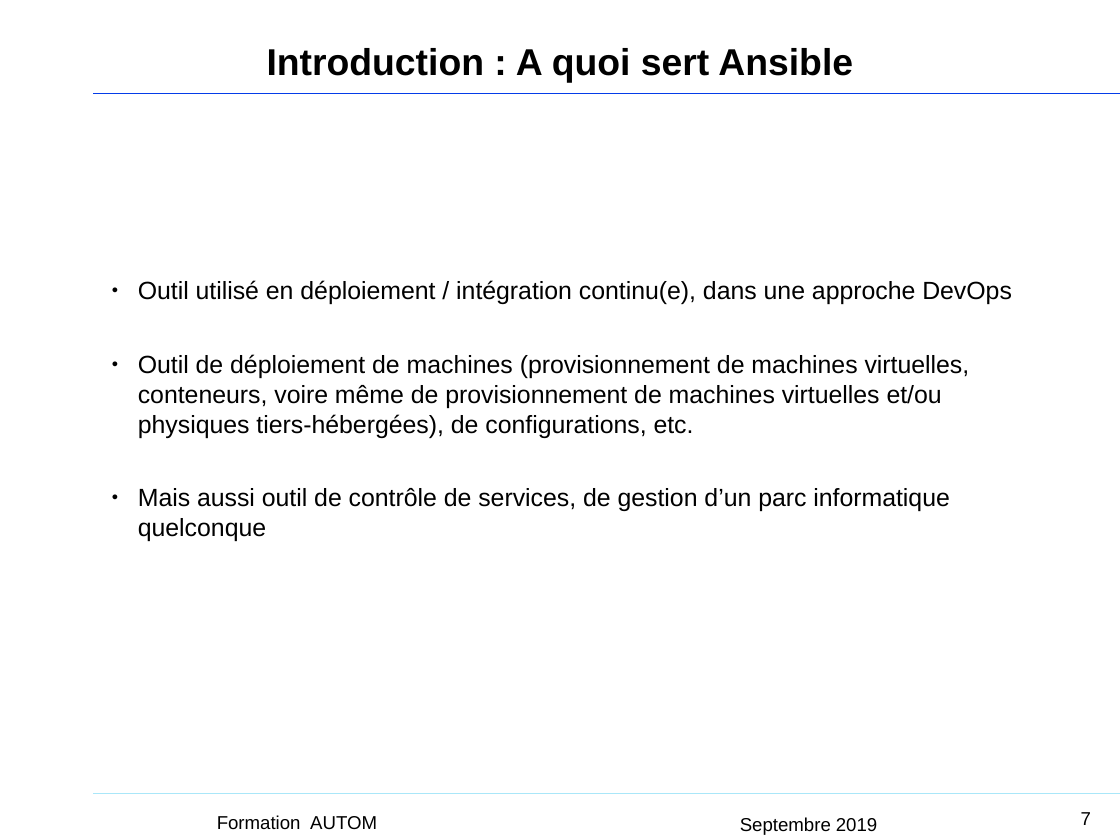
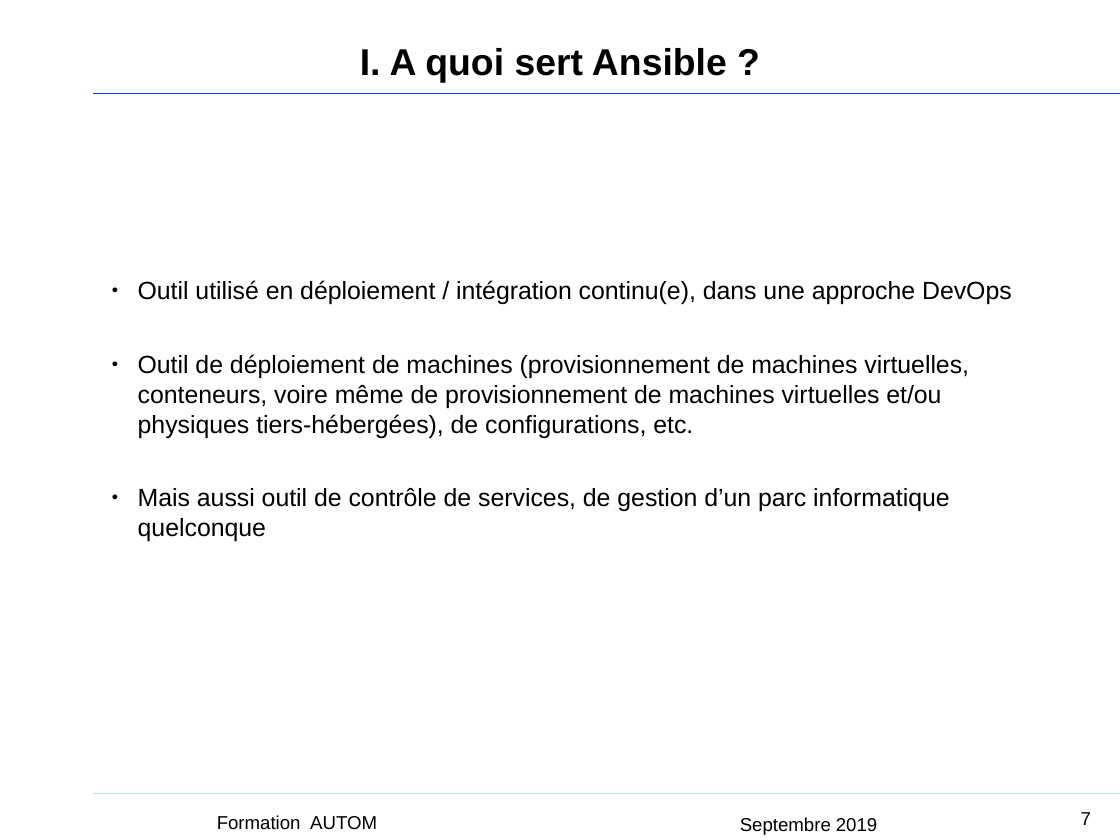
Before and after one commit to Sputnik93/cours_ansible, a slide deck: slide 7 of Ansible_support_cours_AGO.ppt. Drawn at 1120x840 pixels with LibreOffice and Linux fonts; fonts in the diff are those of the drawing; background and template pictures are left out. Boxes give left, top, right and bottom in pixels: in the first picture for what was removed or moved away, otherwise in the second. Text is boxed around its words. In the diff, an @@ line names an element or a change of style, - is before the commit and + after.

```diff
--- a/Ansible_support_cours_AGO.ppt
+++ b/Ansible_support_cours_AGO.ppt
@@ title at (360, 48, 727, 83): text changed @@
-Introduction : A quoi sert Ansible
+I. A quoi sert Ansible ?
```
Also in this commit, not shown: 32 other slides changed, 1 slide removed.
